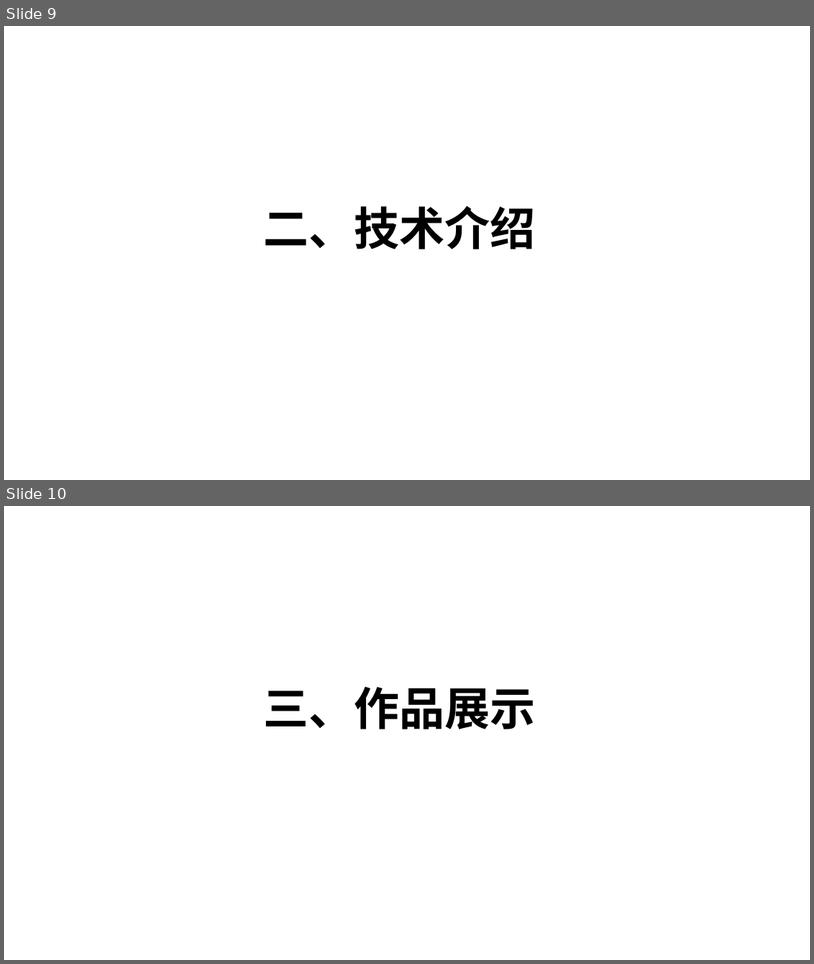
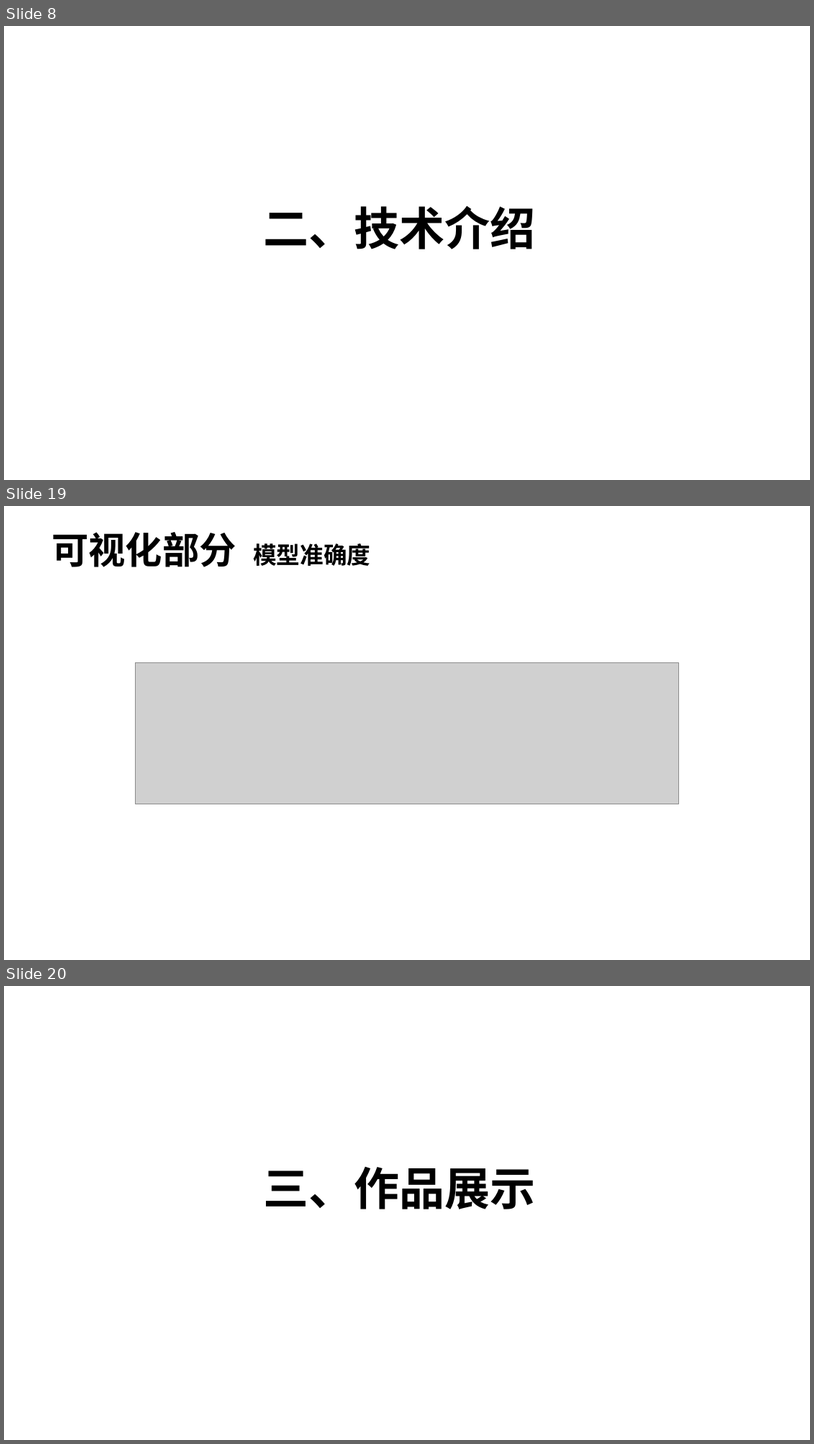
Before and after one commit to wanqqq29/2077CommentAnalyze, a slide deck: 材料/PPT/答辩v1.pptx. Shown one above the other, each under a label of ours: slides 9 and 10 before the commit, slides 8, 19 and 20 after it; the slides between them are not shown. The pictures are 814x964 and 814x1444 pixels, drawn with LibreOffice and Linux fonts; fonts in the diff are those of the drawing; grey boxes stand for pictures; background and template pictures are left out. Boxes give left, top, right and bottom in pixels: in the first picture for what was removed or moved away, otherwise in the second. Text is boxed around its words. In the diff, an @@ line names an element or a change of style, - is before the commit and + after.

```diff
--- a/材料/PPT/答辩v1.pptx
+++ b/材料/PPT/答辩v1.pptx
@@ slide 19 added at box(4, 506, 810, 960), background picture (left out) @@
@@ text added at box(52, 532, 370, 567), 44 pt, text #000000, bold @@
+可视化部分 模型准确度
@@ picture added at box(135, 662, 679, 803) @@
@@ what was slide 9 is now slide 8 @@
@@ what was slide 10 is now slide 20 @@
```
Also in this commit, not shown: 5 slides changed, 16 other slides added, 3 slides removed, 3 other files.
